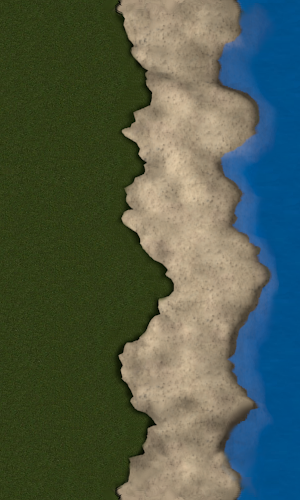
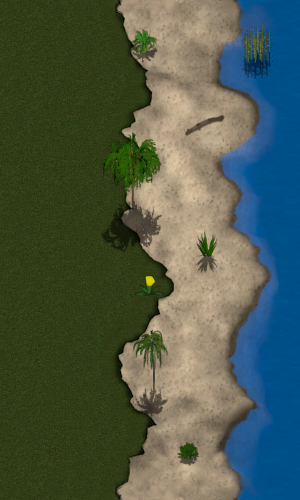
Two versions of the same layered image (300 × 500). Layer-by-layer changes:
added layer "baum_schatten0001.png#34" above "Background copy#4" over bbox(195, 230, 218, 273)
added layer "Background copy#4" above "Background copy#17" over bbox(134, 276, 164, 296)
added layer "Background copy#17" above "Background copy#15" over bbox(130, 28, 158, 64)
added layer "Background copy#15" above "Background copy#13" over bbox(176, 441, 200, 467)
added layer "Background copy#13" above "baum_schatten0001.png#15" over bbox(240, 23, 274, 79)
added layer "baum_schatten0001.png#15" above "baum_schatten0001.png#9" over bbox(132, 329, 169, 418)
added layer "baum_schatten0001.png#9" above "Background copy#6" over bbox(101, 132, 163, 252)
added layer "Background copy#6" above "Clipboard" over bbox(184, 114, 225, 136)
